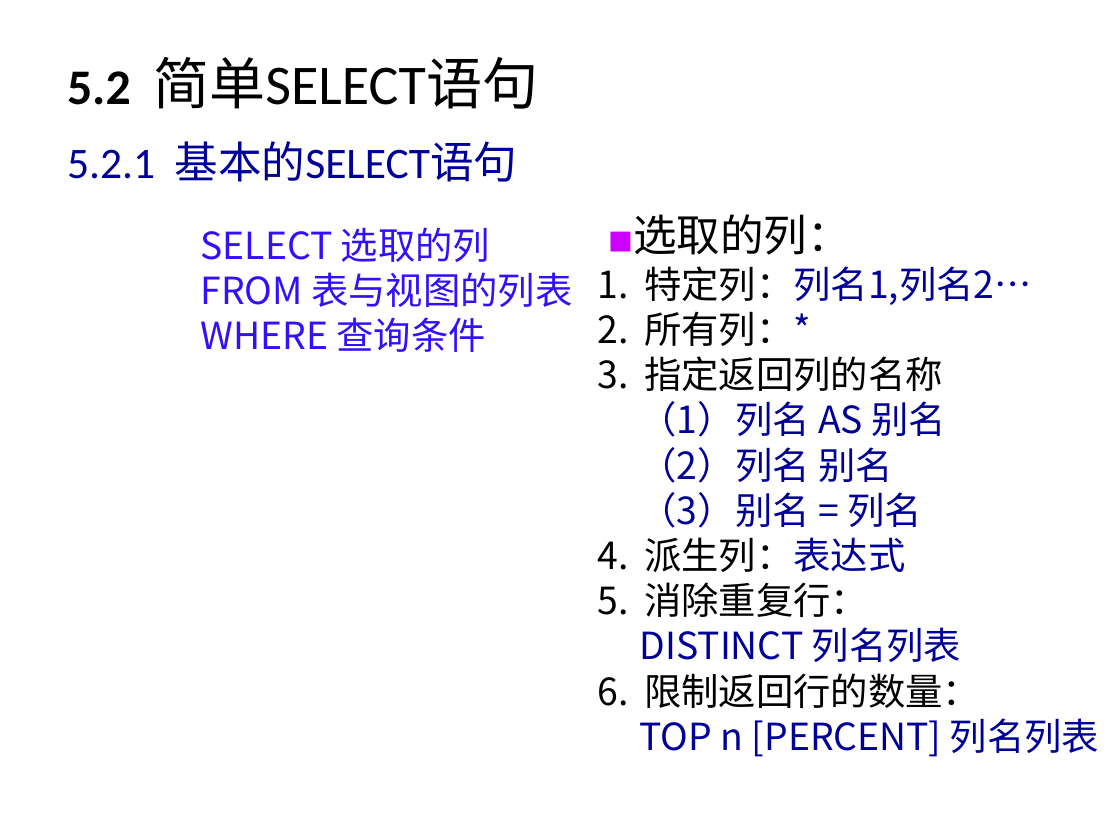
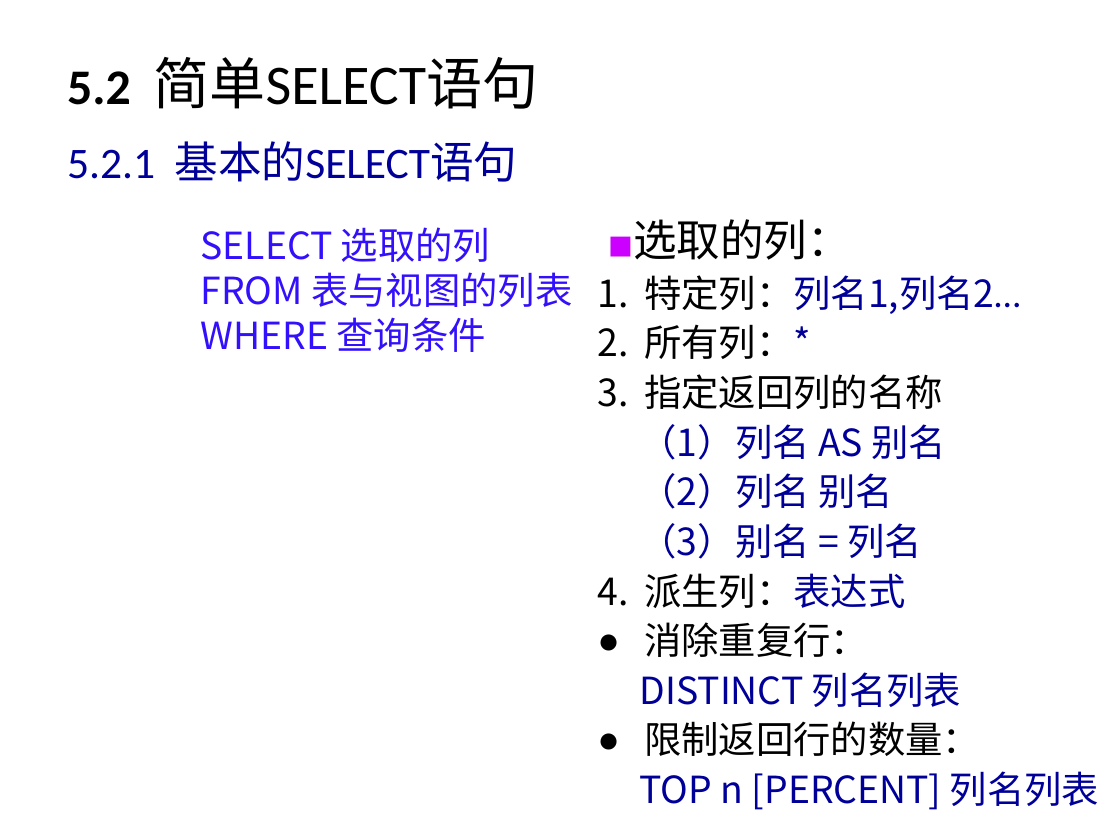
Before and after one commit to yuqingmao2019/MyWorkSpace, a slide deck: slide 4 of 数据库ppt/第5章.ppt. Drawn at 1120x840 pixels with LibreOffice and Linux fonts; fonts in the diff are those of the drawing; background and template pictures are left out. Boxes give left, top, right and bottom in pixels: in the first picture for what was removed or moved away, otherwise in the second. Text is boxed around its words. In the diff, an @@ line names an element or a change of style, - is before the commit and + after.

```diff
--- a/数据库ppt/第5章.ppt
+++ b/数据库ppt/第5章.ppt
@@ text "■选取的列：" at (x1=633, y1=219, x2=1099, y2=810): font Noto Sans CJK SC to Calibri in "特定列：列名1,列名2…"; line spacing 0.8 to 0.9; bullet 1. to ● @@
```
Also in this commit, not shown: 1 other slide changed, 4 other files.
